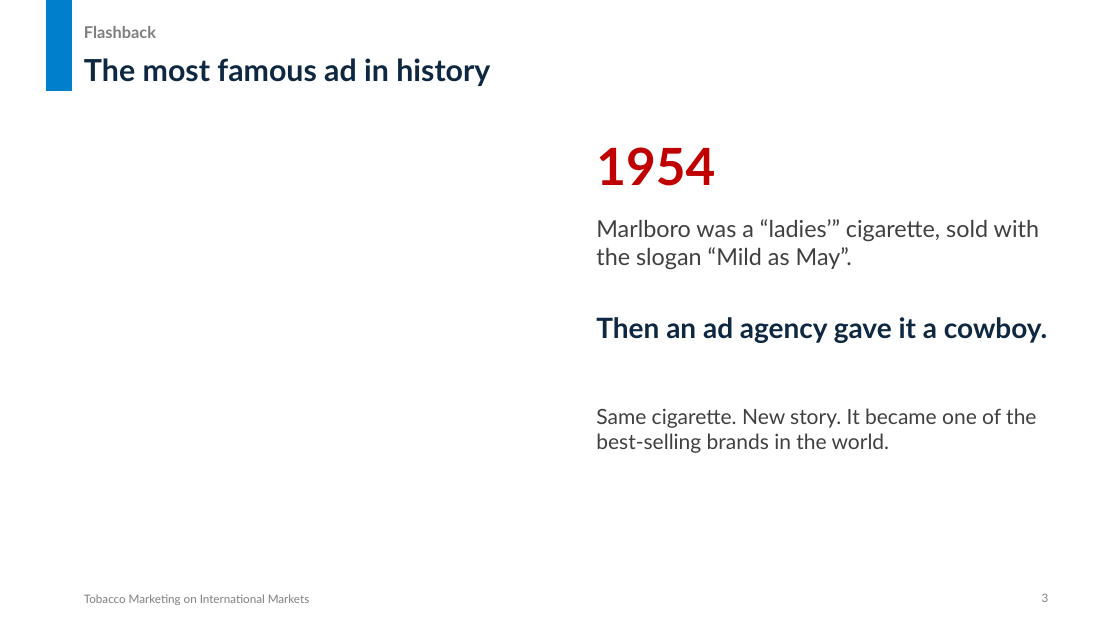
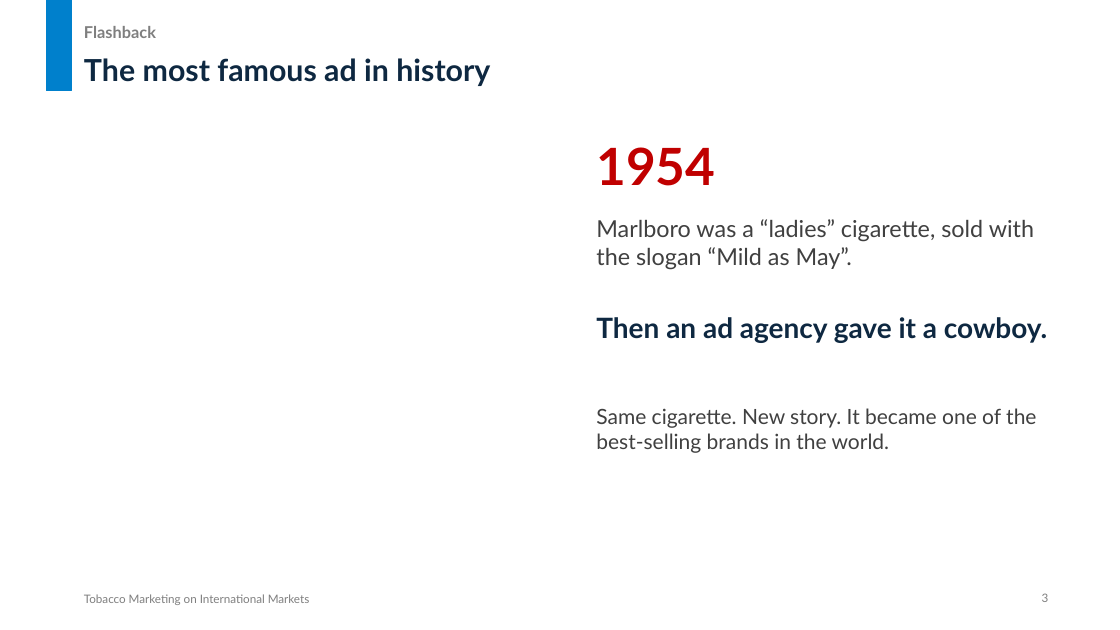
Before and after one commit to untitl333d/-frontend-slides, a slide deck: slide 3 of presentations/tobacco-marketing/Tobacco_Marketing_International_Markets.pptx. Drawn at 1120x630 pixels with LibreOffice and Linux fonts; fonts in the diff are those of the drawing. Boxes give left, top, right and bottom in pixels: in the first picture for what was removed or moved away, otherwise in the second. Text is boxed around its words. In the diff, an @@ line names an element or a change of style, - is before the commit and + after.

```diff
--- a/presentations/tobacco-marketing/Tobacco_Marketing_International_Markets.pptx
+++ b/presentations/tobacco-marketing/Tobacco_Marketing_International_Markets.pptx
@@ text at (596, 219, 1034, 270): text changed @@
-Marlboro was a “ladies’” cigarette, sold with the slogan “Mild as May”.
+Marlboro was a “ladies” cigarette, sold with the slogan “Mild as May”.
```
Also in this commit, not shown: 1 other slide changed, 2 other files.
